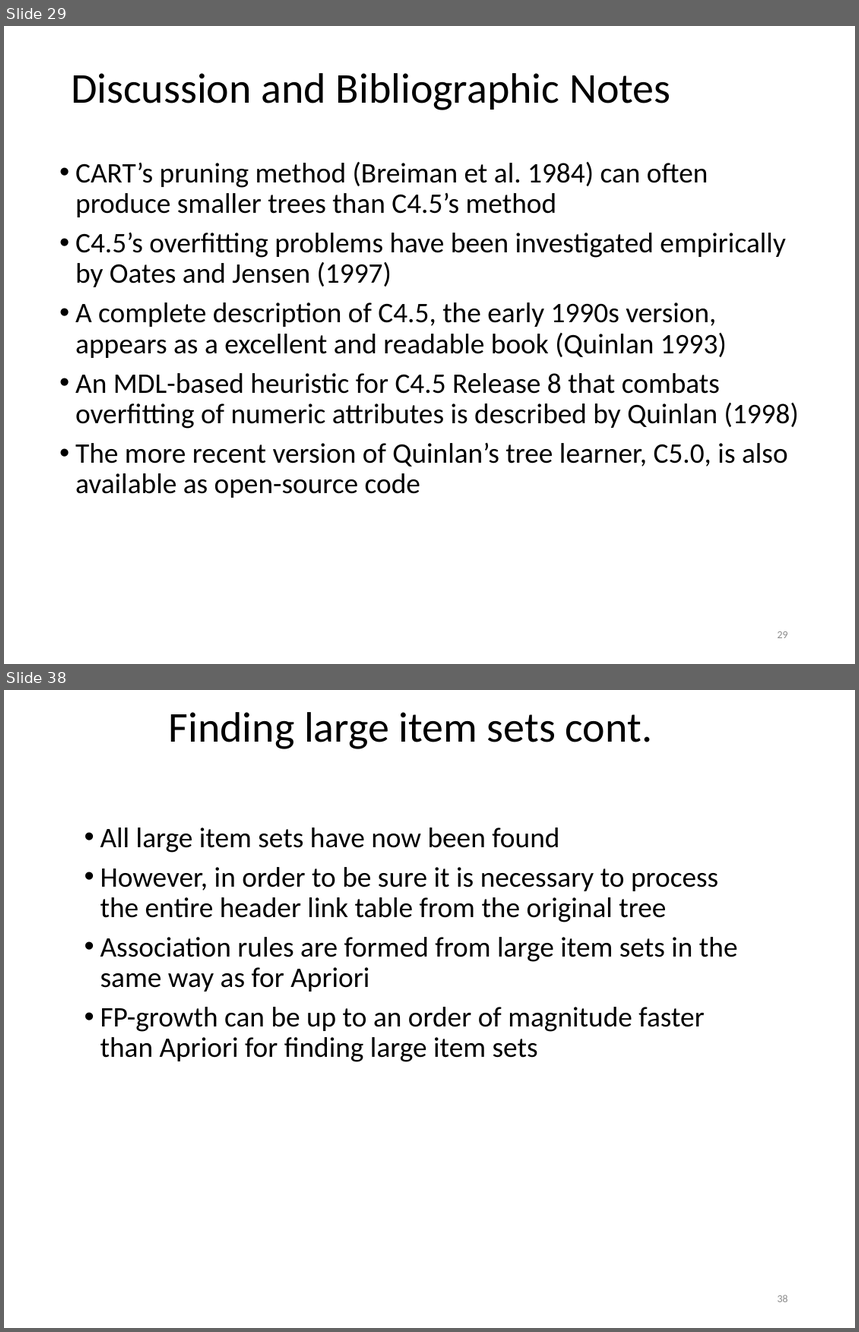
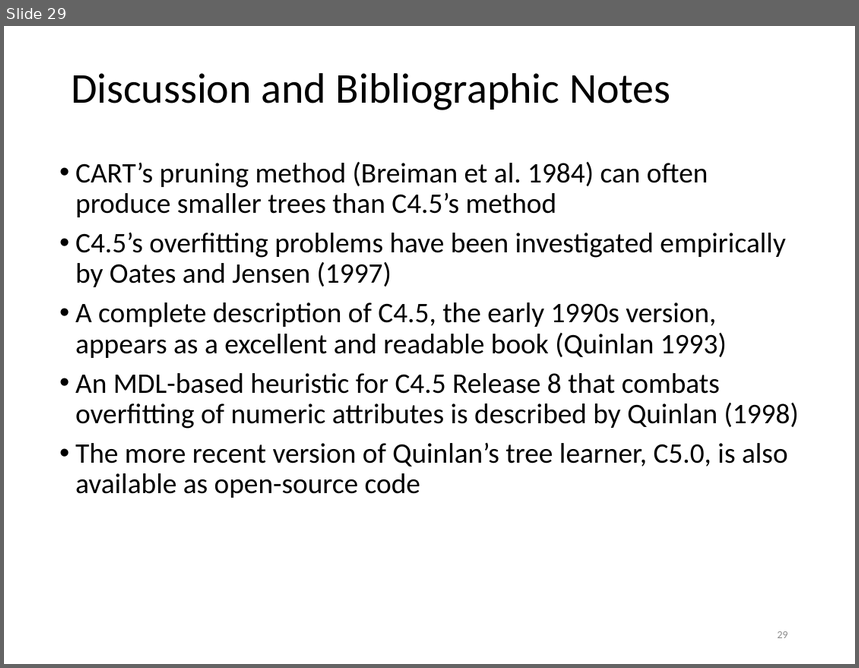
Before and after one commit to khaledmrasheed/khaledmrasheed.github.io, a slide deck: DMcourse/Chapter6.pptx. Shown one above the other, each under a label of ours: slides 29 and 38 before the commit, slide 29 after it; the slides between them are not shown. The pictures are 859x1332 and 859x668 pixels, drawn with LibreOffice and Linux fonts; fonts in the diff are those of the drawing. Boxes give left, top, right and bottom in pixels: in the first picture for what was removed or moved away, otherwise in the second. Text is boxed around its words. In the diff, an @@ line names an element or a change of style, - is before the commit and + after.

```diff
--- a/DMcourse/Chapter6.pptx
+++ b/DMcourse/Chapter6.pptx
@@ slide 38 removed at [4, 690, 855, 1328], background #FFFFFF @@
@@ title removed at [169, 712, 652, 749] @@
-Finding large item sets cont.
@@ text removed at [101, 828, 738, 1062] @@
-• All large item sets have now been found
-• However, in order to be sure it is necessary to process the entire header link table from the original tree
-• Association rules are formed from large item sets in the same way as for Apriori
-• FP-growth can be up to an order of magnitude faster than Apriori for finding large item sets
@@ page number removed at [778, 1295, 788, 1303] @@
-38
```
Also in this commit, not shown: 9 other slides removed.
